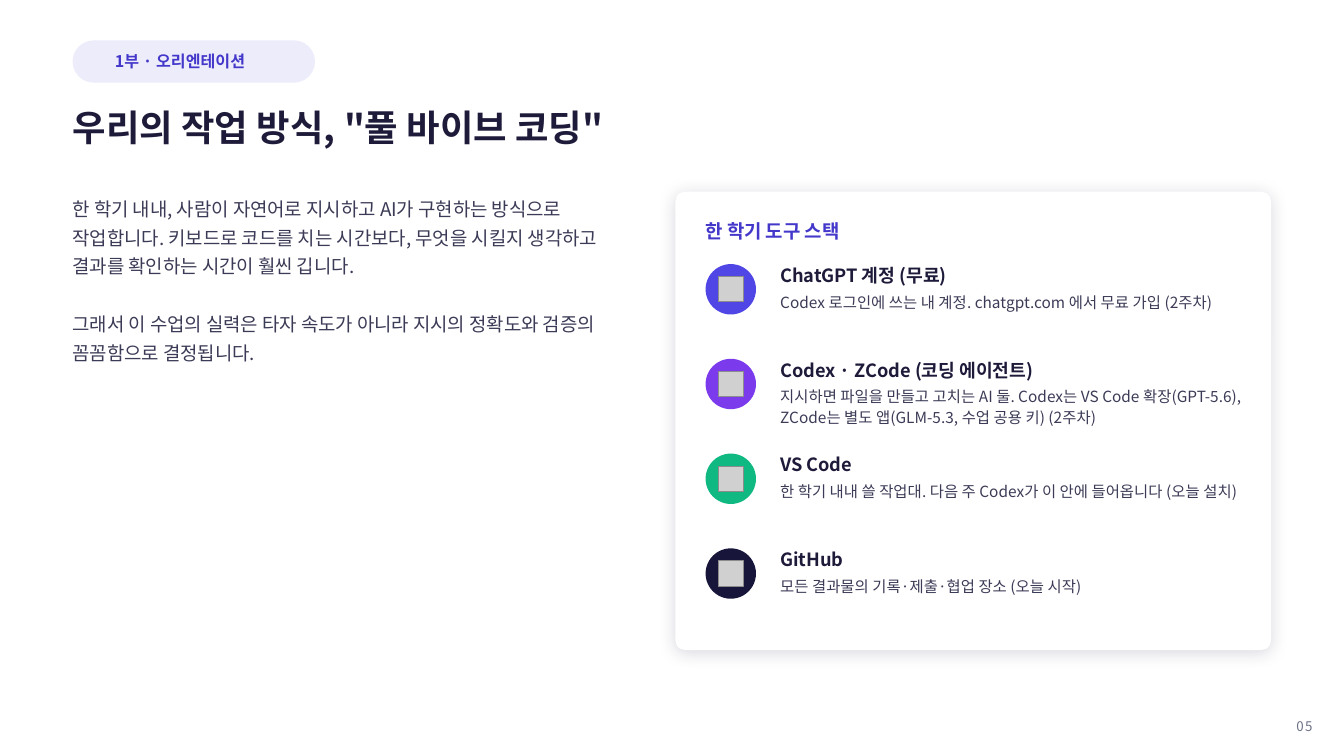
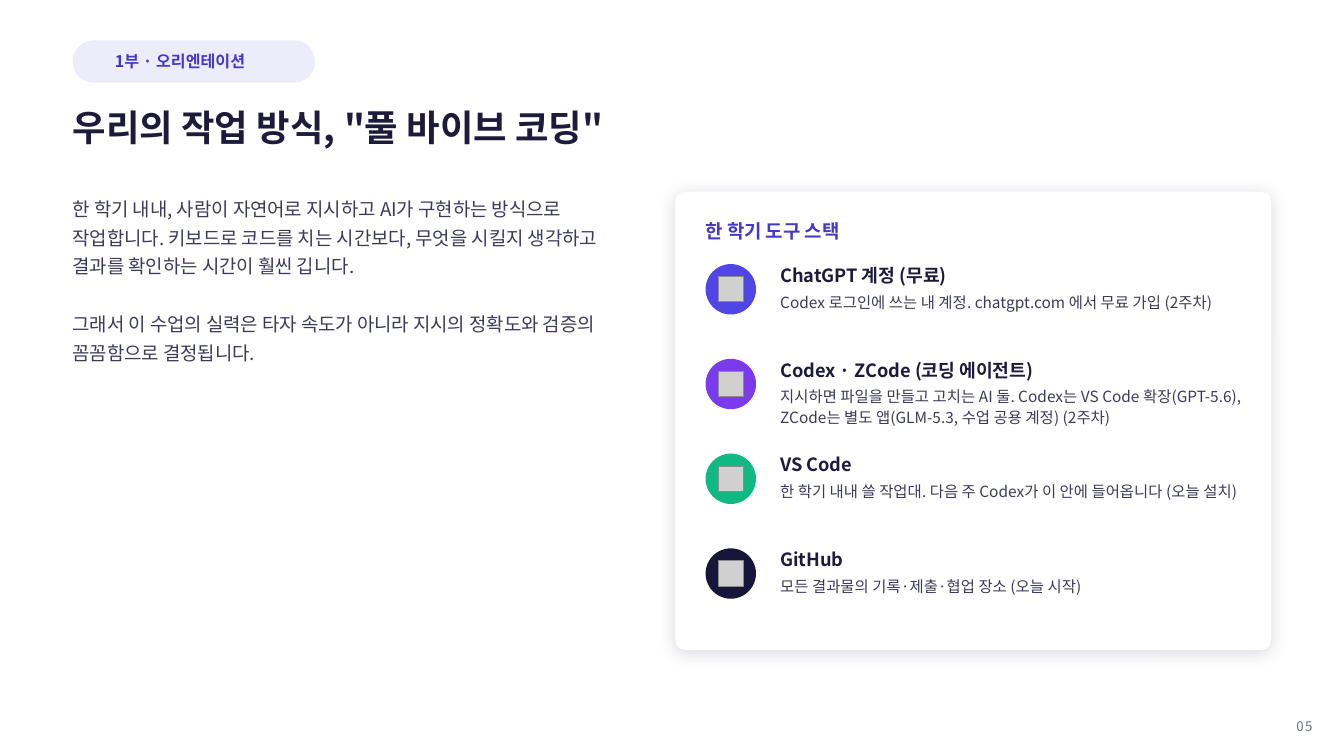
Before and after one commit to Sangdon-Park/Sangdon-Park.github.io, a slide deck: slide 5 of data/생성형 AI 소프트웨어공학/생성형AI소프트웨어공학_1강.pptx. Drawn at 1344x756 pixels with LibreOffice and Linux fonts; fonts in the diff are those of the drawing; grey boxes stand for pictures; background and template pictures are left out. Boxes give left, top, right and bottom in pixels: in the first picture for what was removed or moved away, otherwise in the second. Text is boxed around its words. In the diff, an @@ line names an element or a change of style, - is before the commit and + after.

```diff
--- a/data/생성형 AI 소프트웨어공학/생성형AI소프트웨어공학_1강.pptx
+++ b/data/생성형 AI 소프트웨어공학/생성형AI소프트웨어공학_1강.pptx
@@ text at [780, 389, 1241, 426]: text changed @@
-지시하면 파일을 만들고 고치는 AI 둘. Codex는 VS Code 확장(GPT-5.6), ZCode는 별도 앱(GLM-5.3, 수업 공용 키) (2주차)
+지시하면 파일을 만들고 고치는 AI 둘. Codex는 VS Code 확장(GPT-5.6), ZCode는 별도 앱(GLM-5.3, 수업 공용 계정) (2주차)
```
Also in this commit, not shown: 1 other slide changed, 9 other files.
